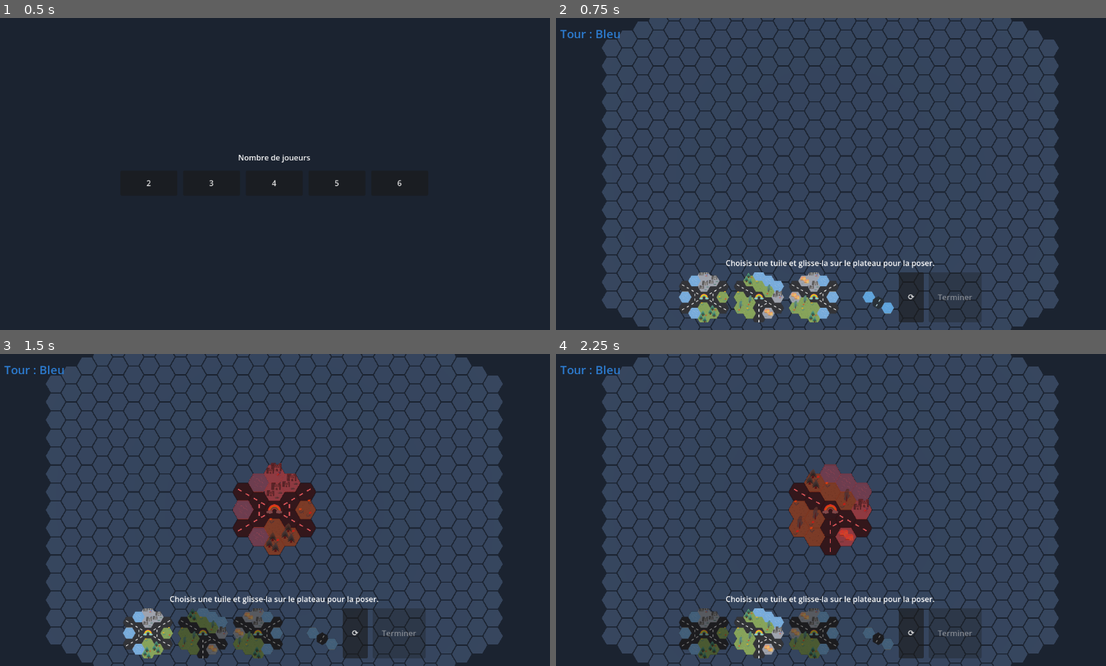
Above: before the commit, frames 1-4 (two rows, left to right).
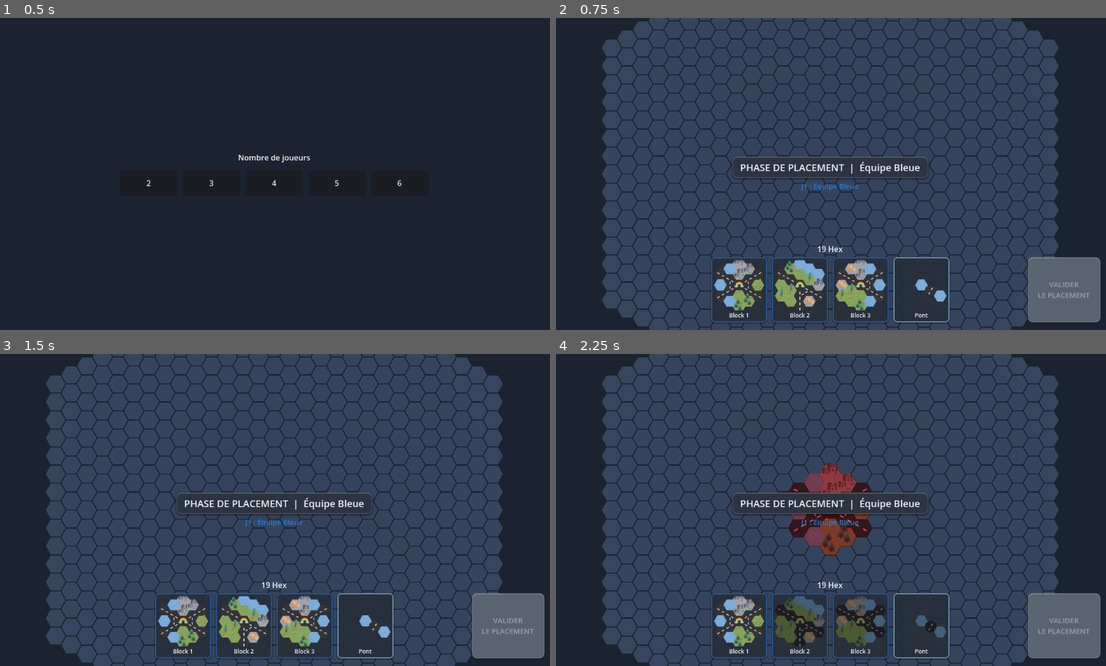
Above: after the commit, the same moments.

Repository: yoann-shopopop/shopopop-express
Game: Godot game, scene res://scenes/main.tscn
Two runs of this game, one before a commit and one after it. Both use one fixed random seed, a clock stepped at 60 frames per second and the inputs below.
Inputs (mouse positions are in pixels of both pictures, inside the frame that each line leads up to):
- Up to frame 1 (0.5 s): no input
- Up to frame 2 (0.75 s): click "2" at 0.5 s
- Up to frame 3 (1.5 s): click (148, 634) at 1.27 s
- Up to frame 4 (2.25 s): click (737, 622) at 2.02 s

Frame 1 is identical in both runs. In frame 2, 12% of the frame differs, in the area x 0-99%, y 3-98%; in frame 3, 15%; in frame 4, 14%.

Commit message:
feat(ui): mockup layout — header pill, labeled tray, Valider button

Diff:
--- a/src/ui/placement_ui.gd
+++ b/src/ui/placement_ui.gd
@@ -18,6 +18,12 @@
 const BUTTON_MIN := Vector2(118, 52)
 const PREVIEW_SIZE := Vector2(104, 104)
 const CONTROL_BTN := Vector2(56, 56)
+const TEAM_NAMES := {
+	PlayerColor.Kind.BLUE: "Équipe Bleue",
+	PlayerColor.Kind.RED: "Équipe Rouge",
+	PlayerColor.Kind.PURPLE: "Équipe Violette",
+	PlayerColor.Kind.YELLOW: "Équipe Jaune",
+}
 
 ## 1-based placement-turn number for the header's "Tour X/Y". [param total] is the player's initial
 ## tile count, [param remaining] the tiles still in their tray, [param block_placed] whether this
@@ -31,10 +37,12 @@
 
 var _start_panel: Control
 var _game_panel: Control
-var _turn_label: Label
+var _header_label: Label          # "PHASE DE PLACEMENT | Équipe ... · Tour X/Y"
+var _subline_label: Label         # "J1 : Équipe ..."
+var _hex_label: Label             # "19 Hex"
+var _tray_rotate: Button          # cycles magnet orientation; only visible while dragging
+var _validate_button: Button      # "VALIDER LE PLACEMENT" (was _finish_button)
 var _pieces_bar: HBoxContainer
-var _status_label: Label
-var _finish_button: Button
 var _controls: HBoxContainer       # floating, world-anchored toolbar for the active piece
 var _vp_host: Node                 # offscreen holder for the preview SubViewports
 
@@ -99,27 +107,85 @@
 	_game_panel.mouse_filter = Control.MOUSE_FILTER_IGNORE  # let board presses through empty areas
 	add_child(_game_panel)
 
-	_turn_label = Label.new()
-	_turn_label.add_theme_font_size_override("font_size", 24)
-	_turn_label.set_anchors_and_offsets_preset(Control.PRESET_TOP_LEFT)
-	_turn_label.size_flags_vertical = Control.SIZE_SHRINK_BEGIN
-	_game_panel.add_child(_turn_label)
-
+	# --- Top-center header: pill + player sub-line -------------------------
+	var top := VBoxContainer.new()
+	top.set_anchors_and_offsets_preset(Control.PRESET_TOP_WIDE)
+	top.alignment = BoxContainer.ALIGNMENT_CENTER
+	top.add_theme_constant_override("separation", 6)
+	_game_panel.add_child(top)
+
+	var pill := PanelContainer.new()
+	pill.add_theme_stylebox_override("panel", UITheme.pill_style())
+	pill.size_flags_horizontal = Control.SIZE_SHRINK_CENTER
+	top.add_child(pill)
+
+	_header_label = Label.new()
+	_header_label.add_theme_font_size_override("font_size", 20)
+	_header_label.add_theme_color_override("font_color", UITheme.TEXT)
+	pill.add_child(_header_label)
+
+	_subline_label = Label.new()
+	_subline_label.horizontal_alignment = HORIZONTAL_ALIGNMENT_CENTER
+	_subline_label.add_theme_font_size_override("font_size", 15)
+	top.add_child(_subline_label)
+
+	# --- Bottom: 19 Hex + tray + Valider -----------------------------------
 	var bottom := VBoxContainer.new()
 	bottom.set_anchors_and_offsets_preset(Control.PRESET_BOTTOM_WIDE)
 	bottom.size_flags_vertical = Control.SIZE_SHRINK_END
 	bottom.alignment = BoxContainer.ALIGNMENT_CENTER
-	bottom.add_theme_constant_override("separation", 8)
+	bottom.add_theme_constant_override("separation", 6)
 	_game_panel.add_child(bottom)
 
-	_status_label = Label.new()
-	_status_label.horizontal_alignment = HORIZONTAL_ALIGNMENT_CENTER
-	bottom.add_child(_status_label)
+	_hex_label = Label.new()
+	_hex_label.text = "19 Hex"
+	_hex_label.horizontal_alignment = HORIZONTAL_ALIGNMENT_CENTER
+	_hex_label.add_theme_color_override("font_color", UITheme.TEXT)
+	bottom.add_child(_hex_label)
+
+	# A row that holds (left spacer) | centered tray | right-aligned Valider.
+	var row := HBoxContainer.new()
+	row.add_theme_constant_override("separation", 10)
+	bottom.add_child(row)
+
+	var left_spacer := Control.new()
+	left_spacer.size_flags_horizontal = Control.SIZE_EXPAND_FILL
+	row.add_child(left_spacer)
 
 	_pieces_bar = HBoxContainer.new()
 	_pieces_bar.alignment = BoxContainer.ALIGNMENT_CENTER
 	_pieces_bar.add_theme_constant_override("separation", 10)
-	bottom.add_child(_pieces_bar)
+	row.add_child(_pieces_bar)
+
+	# Drag-time rotate (cycles magnet orientation) — hidden unless dragging.
+	_tray_rotate = Button.new()
+	_tray_rotate.text = "⟳"
+	_tray_rotate.custom_minimum_size = Vector2(52, 52)
+	_tray_rotate.add_theme_font_size_override("font_size", 20)
+	_tray_rotate.add_theme_color_override("font_color", UITheme.TEXT)
+	_tray_rotate.add_theme_stylebox_override("normal", UITheme.button_style(UITheme.PANEL_DARK))
+	_tray_rotate.add_theme_stylebox_override("hover", UITheme.button_style(UITheme.PANEL_DARK, 1.6))
+	_tray_rotate.add_theme_stylebox_override("pressed", UITheme.button_style_pressed(UITheme.PANEL_DARK))
+	_tray_rotate.hide()
+	_tray_rotate.pressed.connect(func() -> void: rotate_requested.emit())
+	row.add_child(_tray_rotate)
+
+	var right := HBoxContainer.new()
+	right.size_flags_horizontal = Control.SIZE_EXPAND_FILL
+	right.alignment = BoxContainer.ALIGNMENT_END
+	row.add_child(right)
+
+	_validate_button = Button.new()
+	_validate_button.text = "VALIDER\nLE PLACEMENT"
+	_validate_button.custom_minimum_size = Vector2(150, 64)
+	_validate_button.add_theme_font_size_override("font_size", 15)
+	_validate_button.add_theme_color_override("font_color", UITheme.TEXT)
+	_validate_button.add_theme_stylebox_override("normal", UITheme.button_style(UITheme.BLUE))
+	_validate_button.add_theme_stylebox_override("hover", UITheme.button_style(UITheme.BLUE, 1.6))
+	_validate_button.add_theme_stylebox_override("pressed", UITheme.button_style_pressed(UITheme.BLUE))
+	_validate_button.add_theme_stylebox_override("disabled", UITheme.button_style_pressed(UITheme.PANEL_BORDER))
+	_validate_button.pressed.connect(func() -> void: finish_requested.emit())
+	right.add_child(_validate_button)
 
 
 # Floating toolbar shown above the piece just placed: rotate left, remove, rotate right (in order).
@@ -151,12 +217,17 @@
 
 
 ## Refreshes the bar for [param player]'s turn. While [param block_placed] is true the tray blocks are
-## locked (one block per turn) and "Terminer" is enabled; otherwise the reverse.
-func set_current_player(player: Player, block_placed: bool) -> void:
-	_turn_label.text = "Tour : %s" % PlayerColor.name_of(player.color)
-	_turn_label.add_theme_color_override("font_color", PlayerColor.to_color(player.color))
-	_status_label.text = "Pose une tuile, ajuste-la (boutons au-dessus), puis Terminer." if block_placed \
-		else "Choisis une tuile et glisse-la sur le plateau pour la poser."
+## locked (one block per turn) and "Valider" is enabled; otherwise the reverse. [param turn_index] /
+## [param turn_total] feed the header's "Tour X/Y" (display only; default 0 hides it).
+func set_current_player(player: Player, block_placed: bool, turn_index: int = 0, turn_total: int = 0) -> void:
+	var team: String = TEAM_NAMES.get(player.color, PlayerColor.name_of(player.color))
+	var team_color := PlayerColor.to_color(player.color)
+	var turn_suffix := ""
+	if turn_total > 0:
+		turn_suffix = " · Tour %d/%d" % [turn_index, turn_total]
+	_header_label.text = "PHASE DE PLACEMENT  |  %s%s" % [team, turn_suffix]
+	_subline_label.text = "J%d : %s" % [player.index + 1, team]
+	_subline_label.add_theme_color_override("font_color", team_color)
 
 	for child in _pieces_bar.get_children():
 		child.queue_free()
@@ -164,39 +235,48 @@
 		child.queue_free()
 
 	for i in player.pieces.size():
-		var button := TextureButton.new()
-		button.texture_normal = TilePreview.build(player.pieces[i], _vp_host)
-		button.ignore_texture_size = true
-		button.stretch_mode = TextureButton.STRETCH_KEEP_ASPECT_CENTERED
-		button.custom_minimum_size = PREVIEW_SIZE
-		button.disabled = block_placed  # only one block may be placed per turn
-		button.modulate = Color(0.45, 0.45, 0.45) if block_placed else Color.WHITE
-		button.button_down.connect(_on_piece_pressed.bind(i))
-		_pieces_bar.add_child(button)
+		_pieces_bar.add_child(_make_tray_card(
+			TilePreview.build(player.pieces[i], _vp_host),
+			"Block %d" % (i + 1), team_color, false, block_placed,
+			_on_piece_pressed.bind(i)))
 
 	# The free bridge, if still held — draggable any time during the turn.
 	if player.bridge != null:
-		var bridge_btn := TextureButton.new()
-		bridge_btn.texture_normal = TilePreview.build(player.bridge, _vp_host)
-		bridge_btn.ignore_texture_size = true
-		bridge_btn.stretch_mode = TextureButton.STRETCH_KEEP_ASPECT_CENTERED
-		bridge_btn.custom_minimum_size = PREVIEW_SIZE
-		bridge_btn.modulate = Color(0.8, 0.95, 1.0)
-		bridge_btn.button_down.connect(func() -> void: bridge_drag_started.emit())
-		_pieces_bar.add_child(bridge_btn)
-
-	var rotate := Button.new()
-	rotate.text = "⟳"
-	rotate.custom_minimum_size = Vector2(52, 52)
-	rotate.pressed.connect(func() -> void: rotate_requested.emit())
-	_pieces_bar.add_child(rotate)
-
-	_finish_button = Button.new()
-	_finish_button.text = "Terminer"
-	_finish_button.custom_minimum_size = Vector2(110, 52)
-	_finish_button.disabled = not block_placed
-	_finish_button.pressed.connect(func() -> void: finish_requested.emit())
-	_pieces_bar.add_child(_finish_button)
+		_pieces_bar.add_child(_make_tray_card(
+			TilePreview.build(player.bridge, _vp_host),
+			"Pont", Color("8fd0ec"), false, false,
+			func() -> void: bridge_drag_started.emit()))
+
+	_validate_button.disabled = not block_placed
+
+
+# Builds one labeled tray card: a textured tile button over a small caption, in a styled frame.
+func _make_tray_card(tex: Texture2D, caption: String, accent: Color, selected: bool, disabled: bool, on_down: Callable) -> Control:
+	var frame := PanelContainer.new()
+	frame.add_theme_stylebox_override("panel", UITheme.tray_card_style(accent, selected))
+
+	var box := VBoxContainer.new()
+	box.add_theme_constant_override("separation", 2)
+	frame.add_child(box)
+
+	var button := TextureButton.new()
+	button.texture_normal = tex
+	button.ignore_texture_size = true
+	button.stretch_mode = TextureButton.STRETCH_KEEP_ASPECT_CENTERED
+	button.custom_minimum_size = PREVIEW_SIZE
+	button.disabled = disabled
+	button.modulate = Color(0.45, 0.45, 0.45) if disabled else Color.WHITE
+	button.button_down.connect(on_down)
+	box.add_child(button)
+
+	var caption_label := Label.new()
+	caption_label.text = caption
+	caption_label.horizontal_alignment = HORIZONTAL_ALIGNMENT_CENTER
+	caption_label.add_theme_font_size_override("font_size", 12)
+	caption_label.add_theme_color_override("font_color", UITheme.TEXT)
+	box.add_child(caption_label)
+
+	return frame
 
 
 ## Positions (and shows/hides) the floating toolbar over the active piece.
@@ -206,18 +286,28 @@
 		_controls.position = screen_pos - _controls.size * 0.5
 
 
+## Shows/hides the drag-time magnet-rotate button (visible only while a piece is being dragged).
+func set_dragging(dragging: bool) -> void:
+	_tray_rotate.visible = dragging
+
+
 func set_finished() -> void:
-	_turn_label.text = "Mise en place terminée"
-	_turn_label.add_theme_color_override("font_color", Color.WHITE)
-	_status_label.text = "Tous les blocs sont posés."
+	_header_label.text = "MISE EN PLACE TERMINÉE"
+	_subline_label.text = "Tous les blocs sont posés."
+	_subline_label.add_theme_color_override("font_color", UITheme.TEXT)
 	_controls.hide()
+	_tray_rotate.hide()
 	for child in _pieces_bar.get_children():
 		child.queue_free()
 
 
 func _on_piece_pressed(index: int) -> void:
-	for i in _pieces_bar.get_child_count():
-		var child := _pieces_bar.get_child(i)
-		if child is TextureButton:
-			child.modulate = Color.WHITE if i == index else Color(0.55, 0.55, 0.55)
+	var i := 0
+	for child in _pieces_bar.get_children():
+		if child is PanelContainer:
+			# Only the player's own tiles count for selection accent; the bridge stays neutral.
+			var tex_button := child.get_child(0).get_child(0)
+			if tex_button is TextureButton:
+				tex_button.modulate = Color.WHITE if i == index else Color(0.55, 0.55, 0.55)
+			i += 1
 	piece_drag_started.emit(index)
